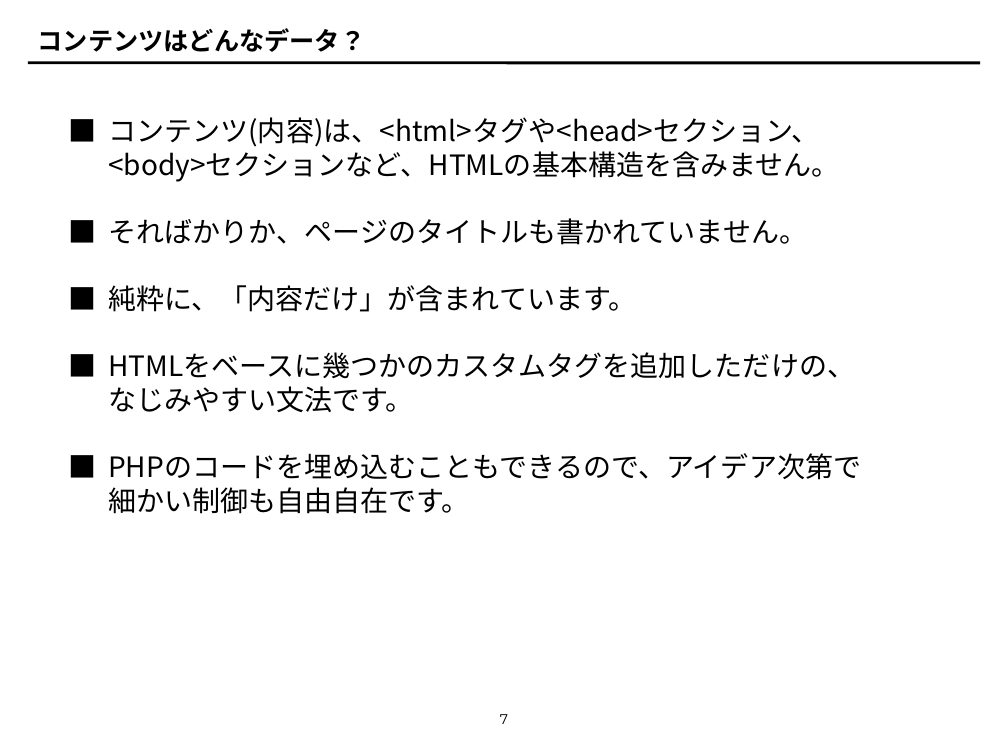
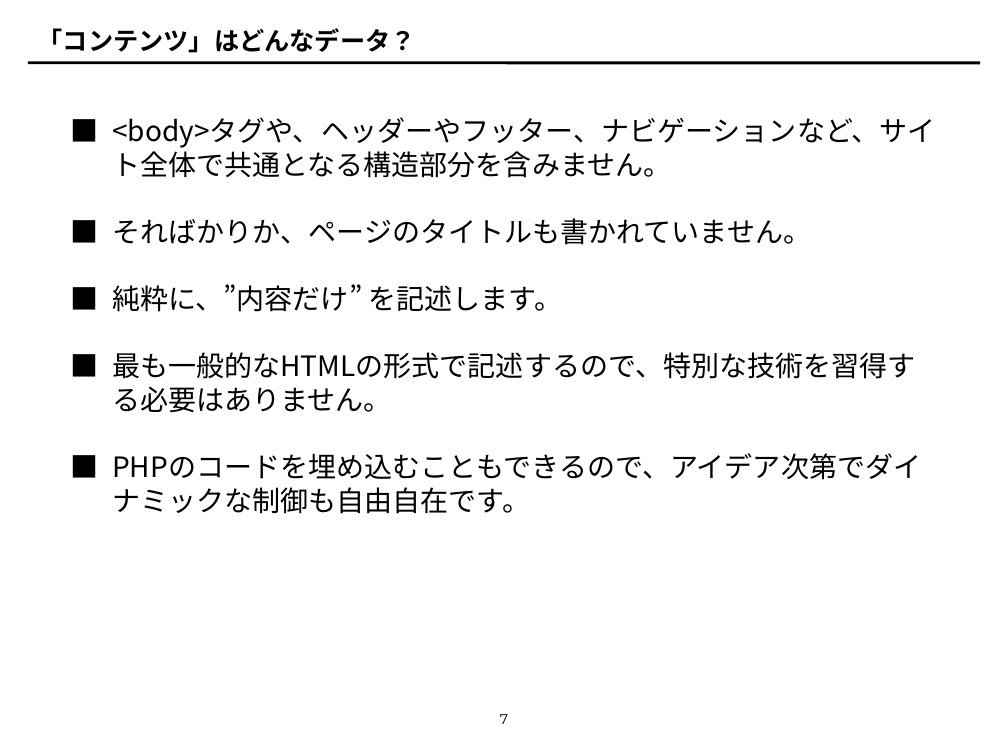
Before and after one commit to tomk79/PxDocuments, a slide deck: slide 7 of PxFW_invitation.odp. Drawn at 1008x756 pixels with LibreOffice and Linux fonts; fonts in the diff are those of the drawing. Boxes give left, top, right and bottom in pixels: in the first picture for what was removed or moved away, otherwise in the second. Text is boxed around its words. In the diff, an @@ line names an element or a change of style, - is before the commit and + after.

```diff
--- a/PxFW_invitation.odp
+++ b/PxFW_invitation.odp
@@ title at (38,28,416,53): text changed @@
-コンテンツはどんなデータ？
+「コンテンツ」はどんなデータ？
@@ text at (112,117,936,178): text changed @@
-コンテンツ(内容)は、<html>タグや<head>セクション、<body>セクションなど、HTMLの基本構造を含みません。
+<body>タグや、ヘッダーやフッター、ナビゲーションなど、サイト全体で共通となる構造部分を含みません。
@@ text at (112,284,921,514): text changed @@
-純粋に、「内容だけ」が含まれています。
-HTMLをベースに幾つかのカスタムタグを追加しただけの、なじみやすい文法です。
-PHPのコードを埋め込むこともできるので、アイデア次第で細かい制御も自由自在です。
+純粋に、”内容だけ” を記述します。
+最も一般的なHTMLの形式で記述するので、特別な技術を習得する必要はありません。
+PHPのコードを埋め込むこともできるので、アイデア次第でダイナミックな制御も自由自在です。
```
Also in this commit, not shown: 14 other slides changed, 13 slides added, 9 slides removed.
